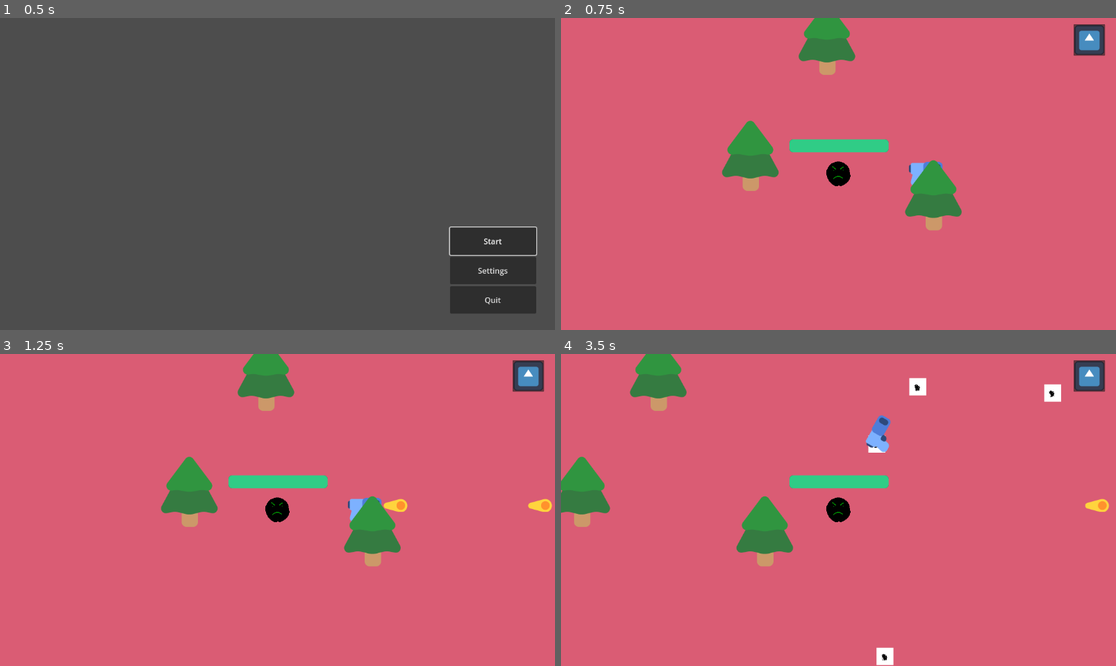
Above: before the commit, frames 1-4 (two rows, left to right).
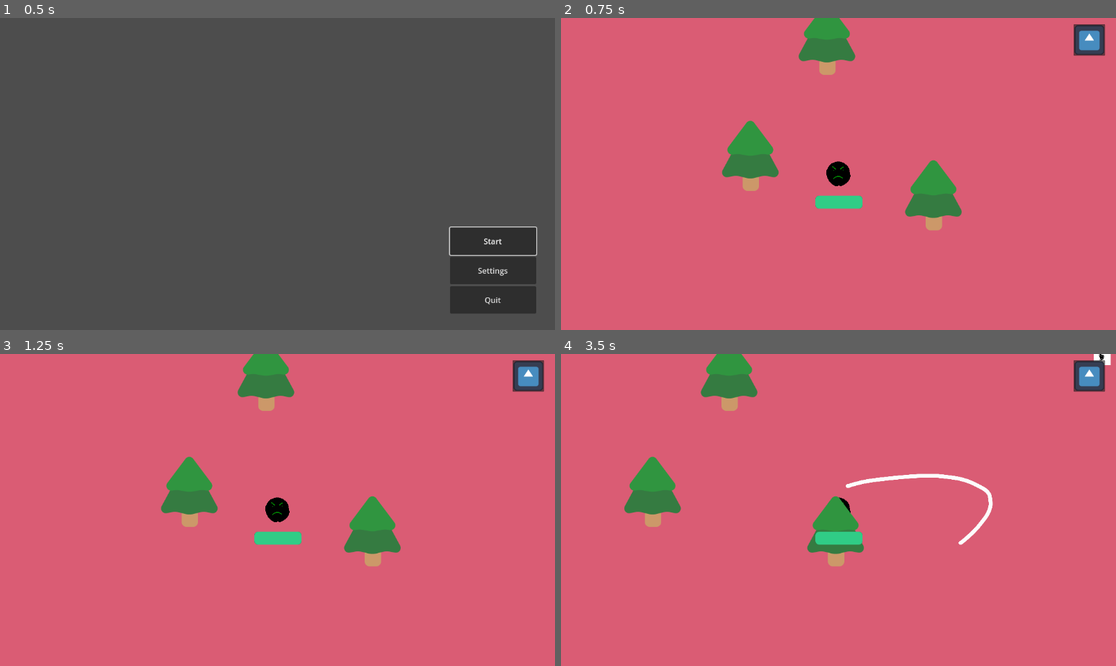
Above: after the commit, the same moments.

Repository: Reshlynt/StickArms
Game: Godot game, scene res://game_manage/main-menu.tscn
The game is run twice, just before and just after one commit, with the same random seed, the same clock (stepped at 60 frames per second) and the same inputs. The engine's default icon, where the game draws it, is replaced by a stand-in: a white triangle on a blue panel in a dark square.
Inputs (mouse positions are in pixels of both pictures, inside the frame that each line leads up to):
- Up to frame 1 (0.5 s): no input
- Up to frame 2 (0.75 s): click "Start" at 0.5 s
- Up to frame 3 (1.25 s): no input
- Up to frame 4 (3.5 s): click (1088, 375) at 1.25 s; click "Resume" at 2 s; hold D (move_right) from 2.78 s (still down)

Frame 1 is identical in both runs. In frame 2, 1.3% of the frame differs, in the area x 41-69%, y 38-62%; in frame 3, 1.6%; in frame 4, 10%, in the area x 0-100%, y 0-100%.

Commit message:
created slash attack and redone enemy

Diff:
--- a/enemies/enemy.gd
+++ b/enemies/enemy.gd
@@ -3,6 +3,7 @@
 @onready var player: Node = get_node("/root/Game/Player")
 #enemy health
 @export var health = 3
+@export var speed = 40.0
 
 # Loads at beginning of game.
 func _ready() -> void:
@@ -12,7 +13,7 @@
 # finding the player based the distance between the enemy and player
 func _physics_process(delta: float):
 	var direction = global_position.direction_to(player.global_position)
-	velocity = direction * 300.0
+	velocity = direction * speed
 	move_and_slide()
 
 #function to allow enemies to take damage by the player
--- a/enemies/enemy.tscn
+++ b/enemies/enemy.tscn
@@ -10,6 +10,7 @@
 collision_layer = 2
 collision_mask = 3
 script = ExtResource("1_1lb3c")
+speed = 90.0
 
 [node name="Sprite2D" type="Sprite2D" parent="."]
 scale = Vector2(0.213415, 0.213415)
--- a/game_manage/StickArmsGame.tscn
+++ b/game_manage/StickArmsGame.tscn
@@ -18,99 +18,6 @@
 
 [node name="PauseManager" type="Node" parent="."]
 script = ExtResource("5_mqvo1")
-
-[node name="Player" parent="." instance=ExtResource("2_rqvhg")]
-unique_name_in_owner = true
-position = Vector2(576, 324)
-
-[node name="Background" type="CanvasLayer" parent="Player"]
-layer = -1
-
-[node name="ColorRect" type="ColorRect" parent="Player/Background"]
-offset_right = 1156.0
-offset_bottom = 648.0
-color = Color(0.856006, 0.361786, 0.456508, 1)
-
-[node name="Camera2D2" type="Camera2D" parent="Player"]
-
-[node name="Path2D" type="Path2D" parent="Player"]
-position = Vector2(-576, -324)
-curve = SubResource("Curve2D_vc822")
-
-[node name="PathFollow2D" type="PathFollow2D" parent="Player/Path2D"]
-unique_name_in_owner = true
-position = Vector2(-149, -176)
-rotation = 1.57274
-
-[node name="Tree" parent="." instance=ExtResource("3_v36t5")]
-position = Vector2(393, 352)
-
-[node name="Tree2" parent="." instance=ExtResource("3_v36t5")]
-position = Vector2(773, 434)
-
-[node name="Tree3" parent="." instance=ExtResource("3_v36t5")]
-position = Vector2(552, 111)
-
-[node name="Timer" type="Timer" parent="."]
-wait_time = 0.4
-autostart = true
-
-[node name="GameOver" type="CanvasLayer" parent="."]
-unique_name_in_owner = true
-visible = false
-
-[node name="ColorRect" type="ColorRect" parent="GameOver"]
-anchors_preset = 15
-anchor_right = 1.0
-anchor_bottom = 1.0
-grow_horizontal = 2
-grow_vertical = 2
-color = Color(0.299547, 0.299547, 0.299547, 0.572549)
-
-[node name="Label" type="Label" parent="GameOver/ColorRect"]
-layout_mode = 1
-anchors_preset = 8
-anchor_left = 0.5
-anchor_top = 0.5
-anchor_right = 0.5
-anchor_bottom = 0.5
-offset_left = -135.0
-offset_top = -49.0
-offset_right = 135.0
-offset_bottom = 50.0
-grow_horizontal = 2
-grow_vertical = 2
-theme_override_font_sizes/font_size = 81
-text = "Game Over"
-horizontal_alignment = 1
-
-[node name="VBoxContainer" type="VBoxContainer" parent="GameOver/ColorRect"]
-layout_mode = 1
-anchors_preset = 8
-anchor_left = 0.5
-anchor_top = 0.5
-anchor_right = 0.5
-anchor_bottom = 0.5
-offset_left = -99.0
-offset_top = 52.0
-offset_right = 111.0
-offset_bottom = 172.0
-grow_horizontal = 2
-grow_vertical = 2
-
-[node name="Retry" type="Button" parent="GameOver/ColorRect/VBoxContainer"]
-process_mode = 2
-layout_mode = 2
-theme_override_font_sizes/font_size = 36
-action_mode = 0
-text = "Retry"
-
-[node name="QuitToMenu" type="Button" parent="GameOver/ColorRect/VBoxContainer"]
-process_mode = 2
-layout_mode = 2
-theme_override_font_sizes/font_size = 36
-action_mode = 0
-text = "Quit"
 
 [node name="HeadUpDisplay" type="CanvasLayer" parent="."]
 process_mode = 3
@@ -175,10 +82,86 @@
 action_mode = 0
 text = "Quit"
 
-[connection signal="health_depleted" from="Player" to="." method="_on_player_health_depleted"]
-[connection signal="timeout" from="Timer" to="." method="_on_timer_timeout"]
-[connection signal="pressed" from="GameOver/ColorRect/VBoxContainer/Retry" to="." method="_on_retry_pressed"]
-[connection signal="pressed" from="GameOver/ColorRect/VBoxContainer/QuitToMenu" to="." method="_on_quit_to_menu_pressed"]
+[node name="Player" parent="." instance=ExtResource("2_rqvhg")]
+unique_name_in_owner = true
+position = Vector2(576, 324)
+SPEED = 290
+
+[node name="Background" type="CanvasLayer" parent="Player"]
+layer = -1
+
+[node name="ColorRect" type="ColorRect" parent="Player/Background"]
+offset_right = 1156.0
+offset_bottom = 648.0
+color = Color(0.856006, 0.361786, 0.456508, 1)
+
+[node name="Camera2D2" type="Camera2D" parent="Player"]
+
+[node name="Path2D" type="Path2D" parent="Player"]
+position = Vector2(-576, -324)
+curve = SubResource("Curve2D_vc822")
+
+[node name="PathFollow2D" type="PathFollow2D" parent="Player/Path2D"]
+unique_name_in_owner = true
+position = Vector2(-149, -176)
+rotation = 1.57274
+
+[node name="Tree" parent="." instance=ExtResource("3_v36t5")]
+position = Vector2(393, 352)
+
+[node name="Tree2" parent="." instance=ExtResource("3_v36t5")]
+position = Vector2(773, 434)
+
+[node name="Tree3" parent="." instance=ExtResource("3_v36t5")]
+position = Vector2(552, 111)
+
+[node name="Timer" type="Timer" parent="."]
+wait_time = 0.4
+autostart = true
+
+[node name="GameOver" type="CanvasLayer" parent="."]
+unique_name_in_owner = true
+visible = false
+
+[node name="ColorRect" type="ColorRect" parent="GameOver"]
+anchors_preset = 15
+anchor_right = 1.0
+anchor_bottom = 1.0
+grow_horizontal = 2
+grow_vertical = 2
+color = Color(0.299547, 0.299547, 0.299547, 0.572549)
+
+[node name="Label" type="Label" parent="GameOver/ColorRect"]
+layout_mode = 1
+anchors_preset = 8
+anchor_left = 0.5
+anchor_top = 0.5
+anchor_right = 0.5
+anchor_bottom = 0.5
+offset_left = -135.0
+offset_top = -49.0
+offset_right = 135.0
+offset_bottom = 50.0
+grow_horizontal = 2
+grow_vertical = 2
+theme_override_font_sizes/font_size = 81
+text = "Game Over"
+horizontal_alignment = 1
+
+[node name="QuitToMenu" type="Button" parent="GameOver/ColorRect"]
+process_mode = 2
+layout_mode = 2
+offset_left = 477.0
+offset_top = 386.0
+offset_right = 687.0
+offset_bottom = 444.0
+theme_override_font_sizes/font_size = 36
+action_mode = 0
+text = "Quit"
+
 [connection signal="pressed" from="HeadUpDisplay/PauseButton" to="PauseManager" method="_on_pause_button_pressed"]
 [connection signal="pressed" from="HeadUpDisplay/PauseScreen/VBoxContainer/ResumeButton" to="PauseManager" method="_on_resume_button_pressed"]
 [connection signal="pressed" from="HeadUpDisplay/PauseScreen/VBoxContainer/QuitToMenu" to="PauseManager" method="_on_quit_to_menu_pressed"]
+[connection signal="health_depleted" from="Player" to="." method="_on_player_health_depleted"]
+[connection signal="timeout" from="Timer" to="." method="_on_timer_timeout"]
+[connection signal="pressed" from="GameOver/ColorRect/QuitToMenu" to="." method="_on_quit_to_menu_pressed"]
--- a/player/player.tscn
+++ b/player/player.tscn
@@ -2,7 +2,7 @@
 
 [ext_resource type="Script" path="res://player/player.gd" id="1_g1wyw"]
 [ext_resource type="Texture2D" uid="uid://cqoiohxmawnud" path="res://test-assets/not-happy-ball.png" id="2_dm3nd"]
-[ext_resource type="PackedScene" uid="uid://kr7xtgdk33kd" path="res://player/weapons/gun.tscn" id="3_s8hnx"]
+[ext_resource type="PackedScene" uid="uid://dbk1vgdhsl6c4" path="res://player/weapons/slash.tscn" id="3_5oqgq"]
 
 [sub_resource type="CircleShape2D" id="CircleShape2D_meo1u"]
 radius = 26.0
@@ -26,7 +26,7 @@
 
 [node name="Player" type="CharacterBody2D"]
 script = ExtResource("1_g1wyw")
-SPEED = 500
+SPEED = 50
 
 [node name="Sprite2D" type="Sprite2D" parent="."]
 modulate = Color(0, 0.724664, 0.72623, 1)
@@ -36,8 +36,6 @@
 
 [node name="CollisionShape2D" type="CollisionShape2D" parent="."]
 shape = SubResource("CircleShape2D_meo1u")
-
-[node name="Gun" parent="." instance=ExtResource("3_s8hnx")]
 
 [node name="HurtBox" type="Area2D" parent="."]
 unique_name_in_owner = true
@@ -52,11 +50,17 @@
 
 [node name="ProgressBar" type="ProgressBar" parent="."]
 unique_name_in_owner = true
-offset_left = -102.0
-offset_top = -72.0
-offset_right = 104.0
-offset_bottom = -45.0
+z_index = 1
+offset_left = -48.0
+offset_top = 45.0
+offset_right = 50.0
+offset_bottom = 72.0
 theme_override_styles/background = SubResource("StyleBoxFlat_nq8o5")
 theme_override_styles/fill = SubResource("StyleBoxFlat_su122")
 value = 100.0
 show_percentage = false
+
+[node name="Slash" parent="." instance=ExtResource("3_5oqgq")]
+position = Vector2(190, 12)
+collision_layer = 0
+collision_mask = 2
--- a/player/weapons/slash.gd
+++ b/player/weapons/slash.gd
@@ -1,7 +1,23 @@
+# Create the slash attack, a damaging move done in intervals
 extends Area2D
 
+# Runs slash attack timer
+func _ready() -> void:
+	$TimerToRest.start()
 
 # If enemy enters the collision box of the slash, take damage.
 func _on_body_entered(body: Node2D) -> void:
 	if body.has_method("take_damage"):
 		body.take_damage()
+
+# The time that the slash stays on screen and does damage before rest is needed
+func _on_timer_to_attack_timeout() -> void:
+	%"Horizontal-slash".visible = false
+	%CollisionPolygon2D.disabled = true
+	$TimerToRest.start()
+
+# The time that the slash is disabled until the next attack
+func _on_timer_to_rest_timeout() -> void:
+	%"Horizontal-slash".visible = true
+	%CollisionPolygon2D.disabled = false
+	$TimerToAttack.start()
--- a/player/weapons/slash.tscn
+++ b/player/weapons/slash.tscn
@@ -4,13 +4,28 @@
 [ext_resource type="Script" path="res://player/weapons/slash.gd" id="1_y3o7g"]
 
 [node name="Slash" type="Area2D"]
+scale = Vector2(0.343337, 0.343337)
 script = ExtResource("1_y3o7g")
 
 [node name="Horizontal-slash" type="Sprite2D" parent="."]
+unique_name_in_owner = true
+visible = false
 scale = Vector2(0.600463, 0.600463)
 texture = ExtResource("1_gxyyo")
 
 [node name="CollisionPolygon2D" type="CollisionPolygon2D" parent="."]
-polygon = PackedVector2Array(-514, -210, -511, -162, -149, -201, 213, -175, 309, -109, 231, 93, 127, 184, 216, 186, 351, 54, 412, -116, 276, -232, -81, -282, -336, -242)
+unique_name_in_owner = true
+visible = false
+polygon = PackedVector2Array(-514, -210, -511, -162, -454.365, 125.242, -128.154, 160.193, 14.563, 180.581, 127, 184, 259.221, 192.231, 369.899, 52.4267, 422.326, -133.979, 256.308, -241.745, -69.9023, -288.347, -336, -242)
+disabled = true
+
+[node name="TimerToRest" type="Timer" parent="."]
+one_shot = true
+
+[node name="TimerToAttack" type="Timer" parent="."]
+wait_time = 0.1
+one_shot = true
 
 [connection signal="body_entered" from="." to="." method="_on_body_entered"]
+[connection signal="timeout" from="TimerToRest" to="." method="_on_timer_to_rest_timeout"]
+[connection signal="timeout" from="TimerToAttack" to="." method="_on_timer_to_attack_timeout"]
